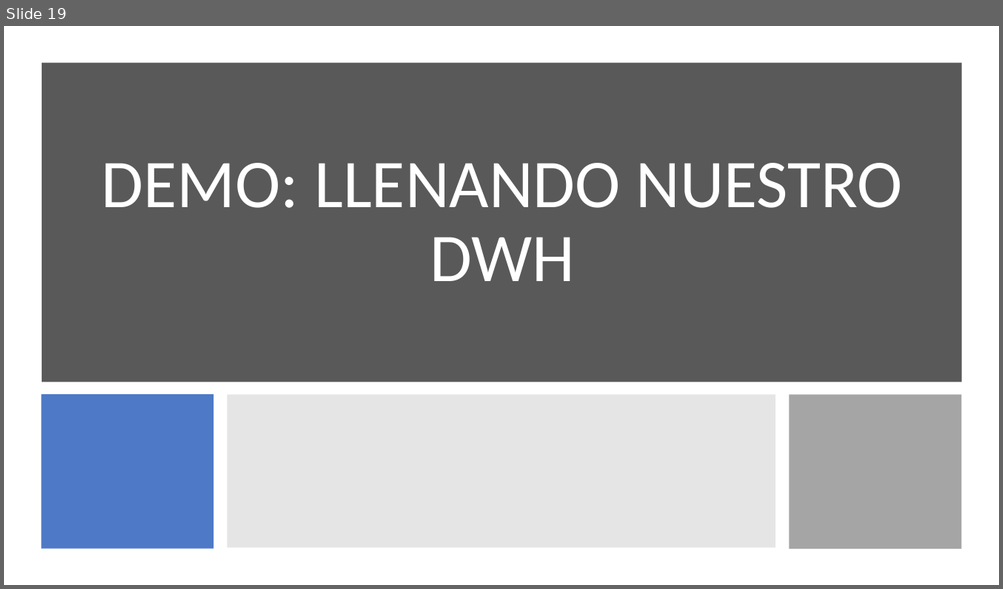
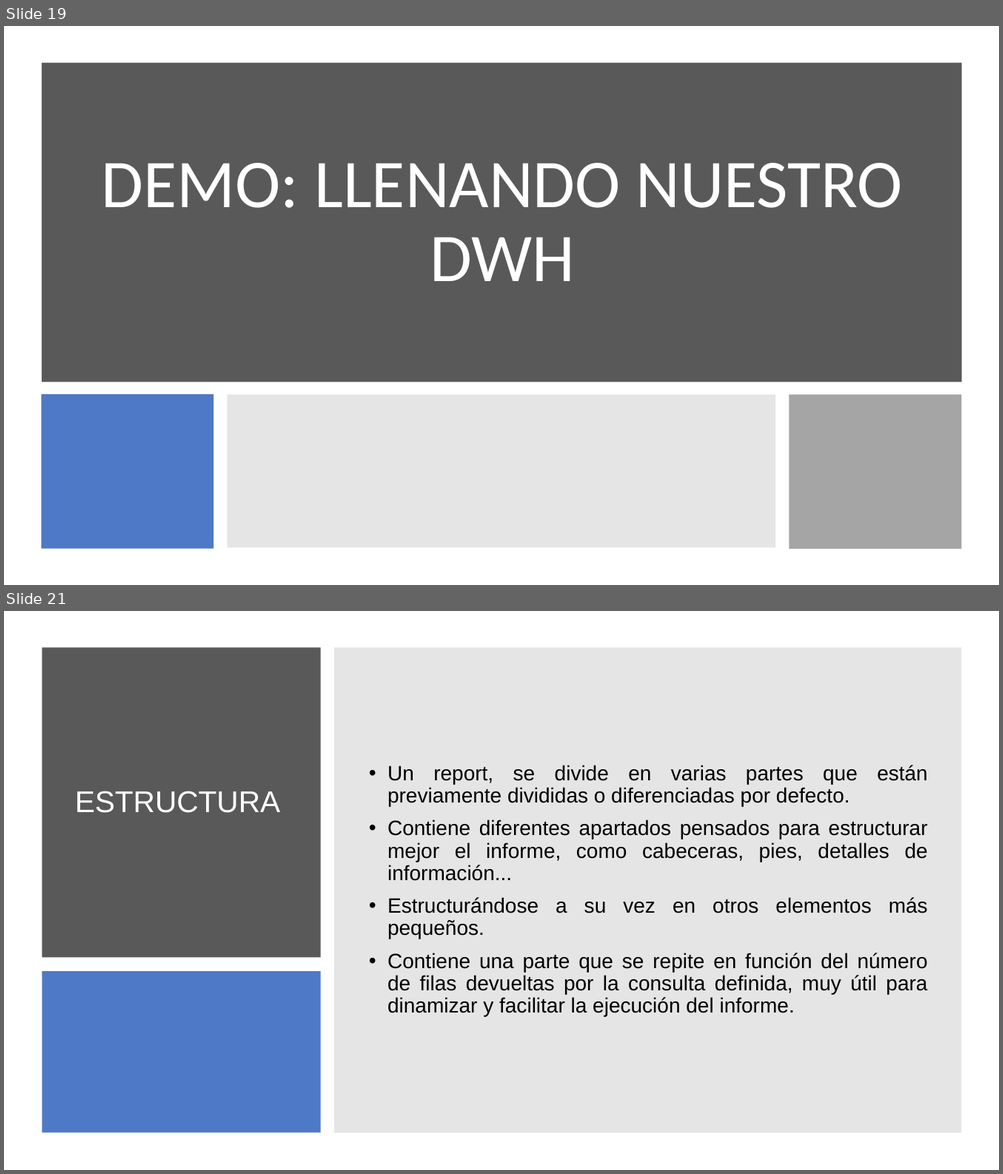
Before and after one commit to jorloicono/AF-BIGDATA-BI, a slide deck: PRESENTACIONES/5. Pentaho.pptx. Shown one above the other, each under a label of ours: slide 19 before the commit, slides 19 and 21 after it; the slides between them are not shown. The pictures are 1003x589 and 1003x1174 pixels, drawn with LibreOffice and Linux fonts; fonts in the diff are those of the drawing. Boxes give left, top, right and bottom in pixels: in the first picture for what was removed or moved away, otherwise in the second. Text is boxed around its words. In the diff, an @@ line names an element or a change of style, - is before the commit and + after.

```diff
--- a/PRESENTACIONES/5. Pentaho.pptx
+++ b/PRESENTACIONES/5. Pentaho.pptx
@@ slide 21 added at box(4, 611, 999, 1170), background #FFFFFF @@
@@ rectangle added at box(42, 647, 320, 958), fill #595959 @@
@@ rectangle added at box(334, 647, 962, 1133), fill #808080 at 20% opacity @@
@@ text added at box(387, 765, 928, 1017), 20 pt, text #000000 @@
+• Un report, se divide en varias partes que están previamente divididas o diferenciadas por defecto.
+• Contiene diferentes apartados pensados para estructurar mejor el informe, como cabeceras, pies, detalles de información...
+• Estructurándose a su vez en otros elementos más pequeños.
+• Contiene una parte que se repite en función del número de filas devueltas por la consulta definida, muy útil para dinamizar y facilitar la ejecución del informe.
@@ title added at box(75, 791, 280, 813), 29 pt, text #FFFFFF @@
+ESTRUCTURA
@@ rectangle added at box(42, 971, 320, 1133), fill #4472C4 at 95% opacity @@
```
Also in this commit, not shown: 1 slide changed, 8 other slides added, 2 slides removed, 19 other files.
